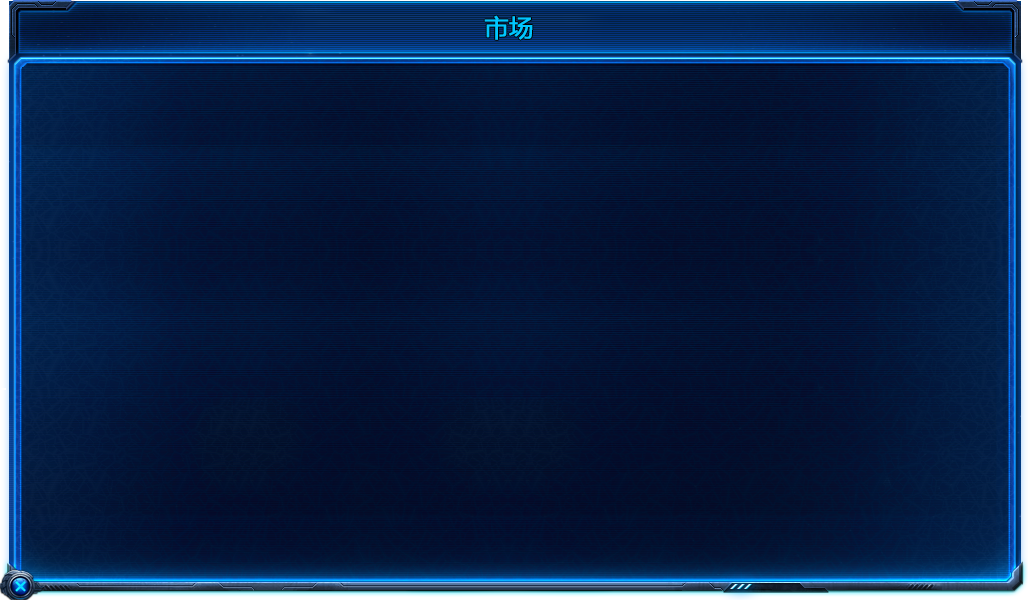
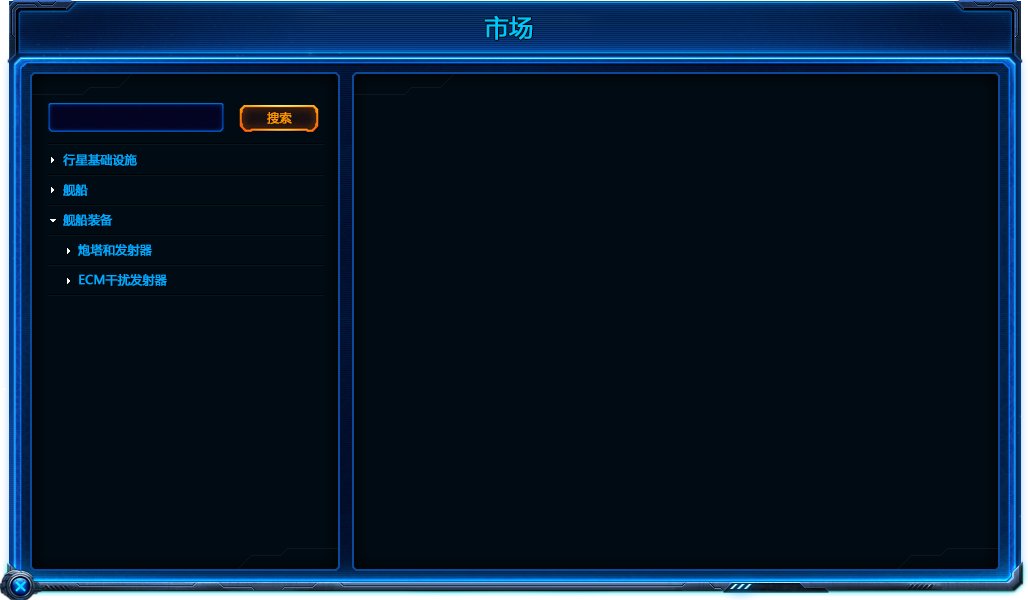
Layer changes from the first 1028×600 image to the second:
added group "right" with 2 layers above "left" over [352, 72, 1000, 571]
added layer "图层 5 副本" in group "right" over [354, 74, 998, 569]
added layer "图层 4" (1st of 2, in "right") in group "right" over [352, 72, 1000, 571]
added group "left" with 28 layers above "市场" over [30, 72, 340, 571]
added group "list 副本 2" with 13 layers in group "left" over [48, 213, 324, 296]
added group "child 副本" with 4 layers in group "list 副本 2" over [48, 274, 324, 296]
added layer "ECM干扰发射器" in group "child 副本" over [79, 274, 167, 286]
added layer "图层 8 副本" (1st of 2, in "left" › "list 副本 2" › "child 副本") in group "child 副本" over [48, 294, 324, 296]
added group "child" with 4 layers in group "list 副本 2" over [48, 244, 324, 266]
added layer "炮塔和发射器" in group "child" over [78, 244, 152, 256]
added layer "图层 8 副本" (2nd of 2, in "left" › "list 副本 2" › "child") in group "child" over [48, 264, 324, 266]
added layer "舰船装备" in group "list 副本 2" over [63, 213, 113, 226]
added layer "图层 8" (1st of 3, in "left" › "list 副本 2") in group "list 副本 2" over [48, 234, 324, 236]
added group "list 副本" with 3 layers in group "left" over [48, 184, 324, 206]
added layer "舰船" in group "list 副本" over [63, 184, 88, 196]
added layer "图层 8" (2nd of 3, in "left" › "list 副本") in group "list 副本" over [48, 204, 324, 206]
added group "list" with 3 layers in group "left" over [48, 153, 324, 176]
added layer "行星基础设施" in group "list" over [63, 153, 137, 166]
added layer "图层 8" (3rd of 3, in "left" › "list") in group "list" over [48, 174, 324, 176]
added layer "图层 11" in group "left" over [239, 105, 319, 133]
added layer "图层 12" in group "left" over [48, 103, 224, 133]
added layer "图层 8 副本 2" in group "left" over [48, 143, 324, 145]
added layer "图层 5" in group "left" over [32, 74, 338, 569]
added layer "图层 4" (2nd of 2, in "left") in group "left" over [30, 72, 340, 571]
…and 6 more changes (6 added)
